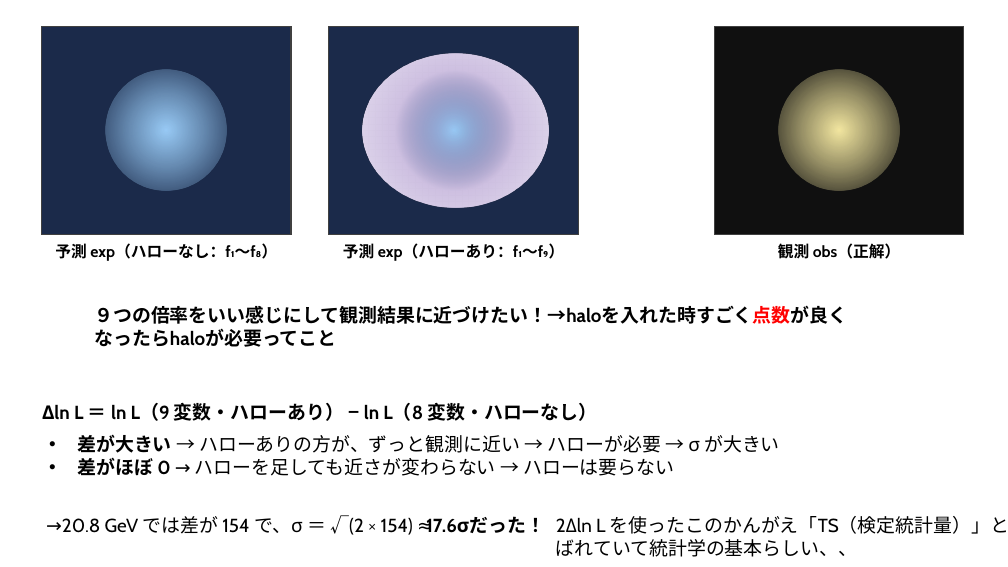
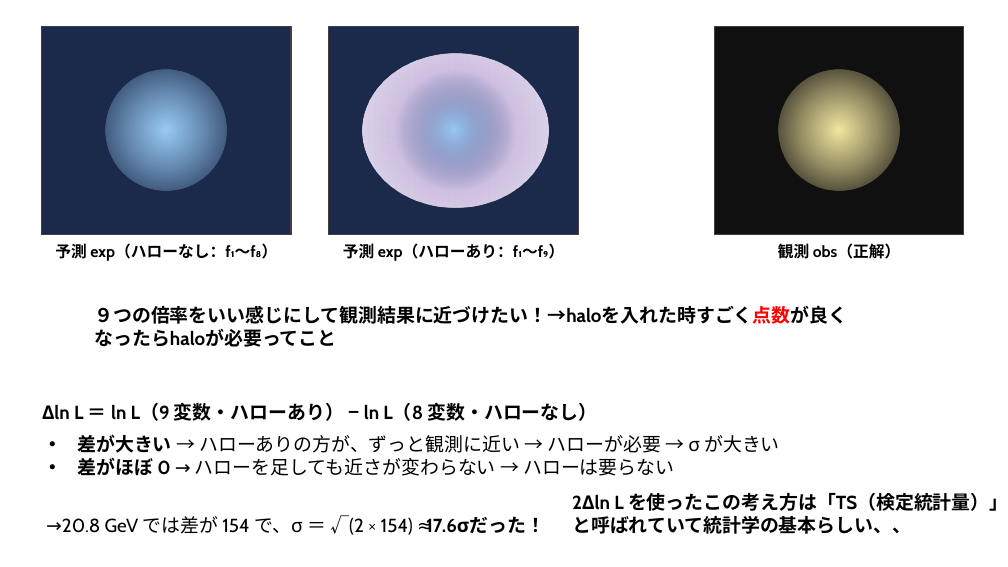
Before and after one commit to Mikann20041029/darkmatter-slides, a slide deck: slide 8 of slides/2026-10-03_研究進捗報告_claude_夕方版.pptx. Drawn at 1008x567 pixels with LibreOffice and Linux fonts; fonts in the diff are those of the drawing. Boxes give left, top, right and bottom in pixels: in the first picture for what was removed or moved away, otherwise in the second. Text is boxed around its words. In the diff, an @@ line names an element or a change of style, - is before the commit and + after.

Commit message:
slides: 本人の編集版を更新 (10-05 14:14)

```diff
--- a/slides/2026-10-03_研究進捗報告_claude_夕方版.pptx
+++ b/slides/2026-10-03_研究進捗報告_claude_夕方版.pptx
@@ text at (572, 493, 1008, 534): text changed; bold on @@
-2Δln L を使ったこのかんがえ「TS（検定統計量）」と呼ばれていて統計学の基本らしい、、
+2Δln L を使ったこの考え方は「TS（検定統計量）」
+と呼ばれていて統計学の基本らしい、、
```
